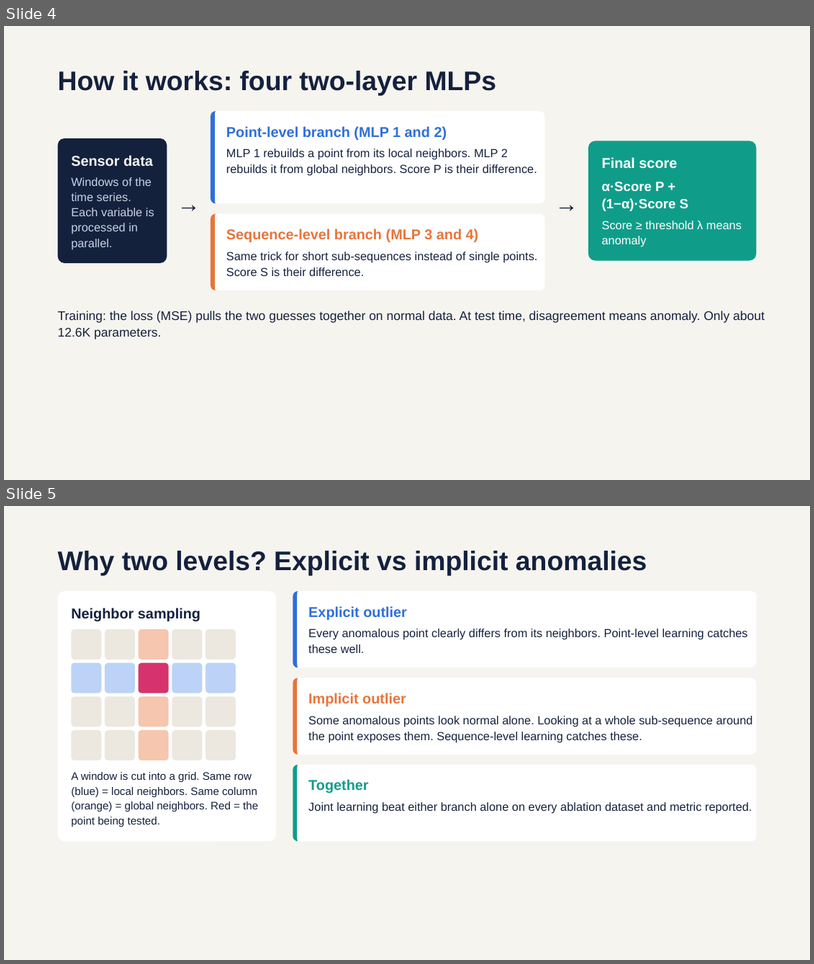
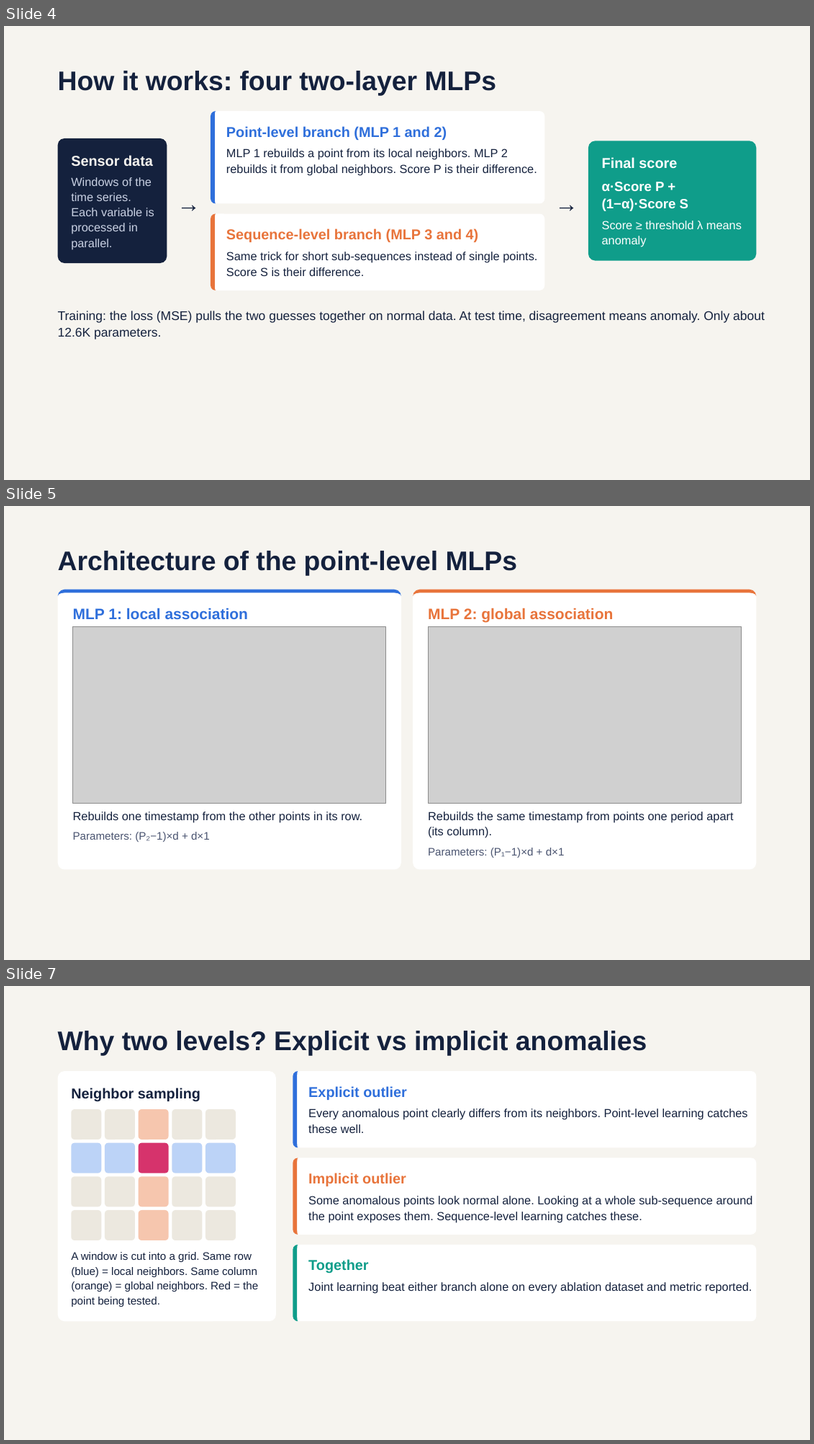
Before and after one commit to akn714/DTU-MTech-Lab, a slide deck: ANN/Presentation/LFTSAD Lightweight & Fast Time-Series Anomaly Detection.pptx. Shown one above the other, each under a label of ours: slides 4 and 5 before the commit, slides 4, 5 and 7 after it; the slides between them are not shown. The pictures are 814x964 and 814x1444 pixels, drawn with LibreOffice and Linux fonts; fonts in the diff are those of the drawing; grey boxes stand for pictures. Boxes give left, top, right and bottom in pixels: in the first picture for what was removed or moved away, otherwise in the second. Text is boxed around its words. In the diff, an @@ line names an element or a change of style, - is before the commit and + after.

Commit message:
added new ppt and presentation video, added no_of_neurons image, deleted unwanted stuff

```diff
--- a/ANN/Presentation/LFTSAD Lightweight & Fast Time-Series Anomaly Detection.pptx
+++ b/ANN/Presentation/LFTSAD Lightweight & Fast Time-Series Anomaly Detection.pptx
@@ slide 5 added at bbox=[4, 506, 810, 960], background #F6F4EF @@
@@ title added at bbox=[58, 551, 518, 576], 32 pt, text #14213D, bold @@
+Architecture of the point-level MLPs
@@ rounded rectangle added at bbox=[58, 590, 401, 870], fill #FFFFFF @@
@@ freeform shape added at bbox=[58, 590, 401, 870], fill #2F6FDB @@
@@ rounded rectangle added at bbox=[413, 590, 756, 870], fill #FFFFFF @@
@@ freeform shape added at bbox=[413, 590, 756, 870], fill #E8743B @@
@@ text added at bbox=[73, 608, 248, 619], 18 pt, text #2F6FDB, bold @@
+MLP 1: local association
@@ text added at bbox=[428, 608, 613, 623], 18 pt, text #E8743B, bold @@
+MLP 2: global association
@@ picture added at bbox=[73, 627, 386, 803] @@
@@ picture added at bbox=[428, 627, 741, 803] @@
@@ text added at bbox=[73, 811, 363, 823], 14 pt, text #14213D @@
+Rebuilds one timestamp from the other points in its row.
@@ text added at bbox=[428, 811, 733, 838], 14 pt, text #14213D @@
+Rebuilds the same timestamp from points one period apart (its column).
@@ text added at bbox=[73, 831, 210, 842], 13 pt, text #4A5470 @@
+Parameters: (P₂−1)×d + d×1
@@ text added at bbox=[428, 847, 565, 857], 13 pt, text #4A5470 @@
+Parameters: (P₁−1)×d + d×1
@@ what was slide 5 is now slide 7 @@
```
Also in this commit, not shown: 1 other slide added, 8 other files.
